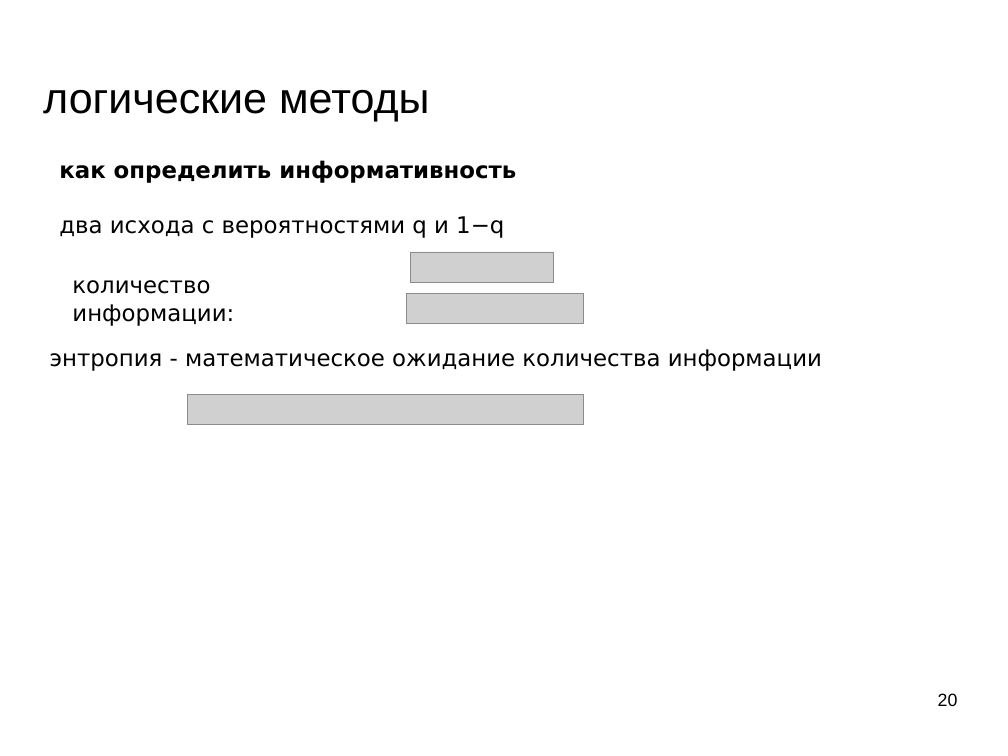
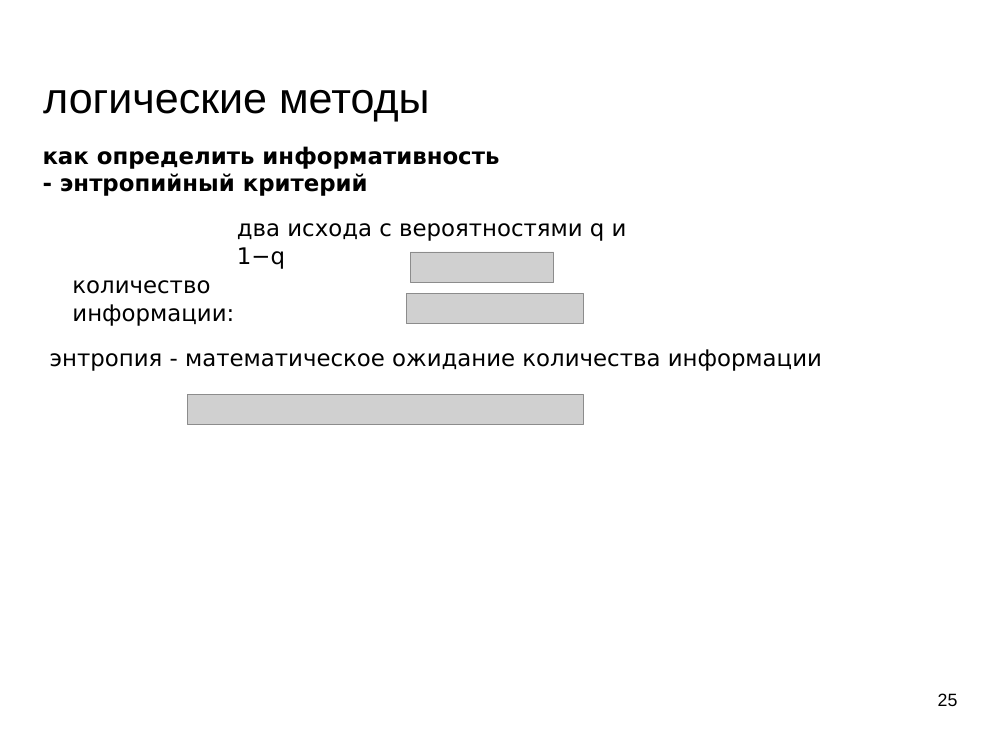
Before and after one commit to mechanoid5/ml_lectorium_legacy, a slide deck: slide 25 of 08-logical.odp (slide 20 before the commit). Drawn at 1008x756 pixels with LibreOffice and Linux fonts; fonts in the diff are those of the drawing; grey boxes stand for pictures; background and template pictures are left out. Boxes give left, top, right and bottom in pixels: in the first picture for what was removed or moved away, otherwise in the second. Text is boxed around its words. In the diff, an @@ line names an element or a change of style, - is before the commit and + after.

```diff
--- a/08-logical.odp
+++ b/08-logical.odp
@@ text added at [43,146,499,196], 18 pt, text #000000, bold @@
+как определить информативность
+- энтропийный критерий
@@ text at [59,160,516,183]: paragraph removed @@
-как определить информативность
@@ text "два исхода с вероятностями q ...": place and size @@
-text "два исхода с вероятностями q ..." at [59,160,516,238]
+text "два исхода с вероятностями q ..." at [237,223,627,269]
@@ page number at [938,693,958,706]: text changed @@
-20
+25
```
Also in this commit, not shown: 7 other slides changed, 15 slides added, 1 slide removed.
